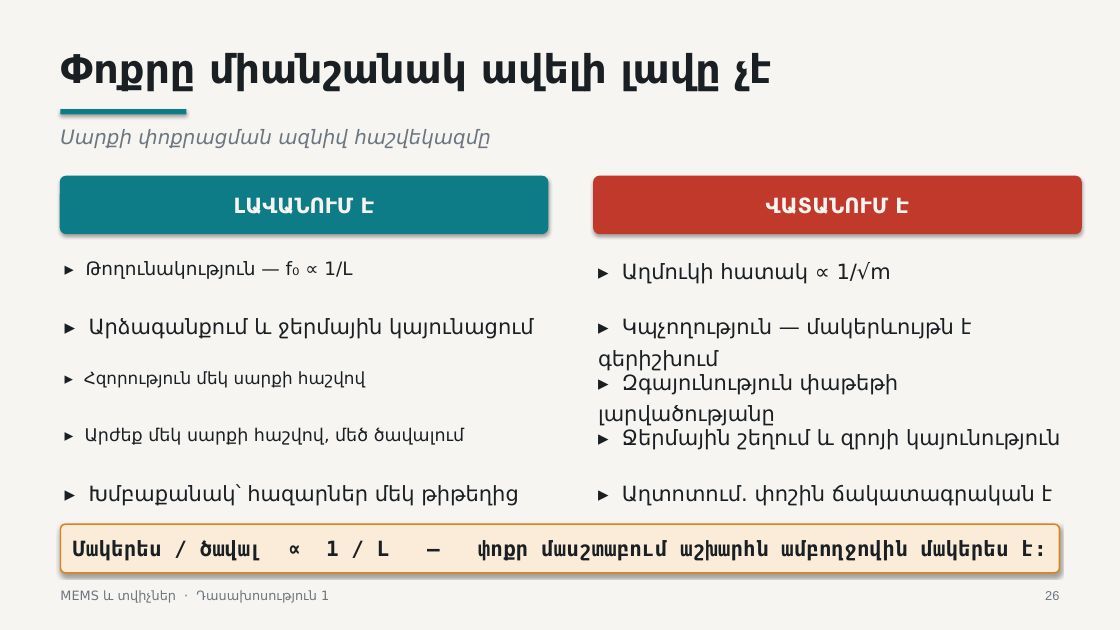
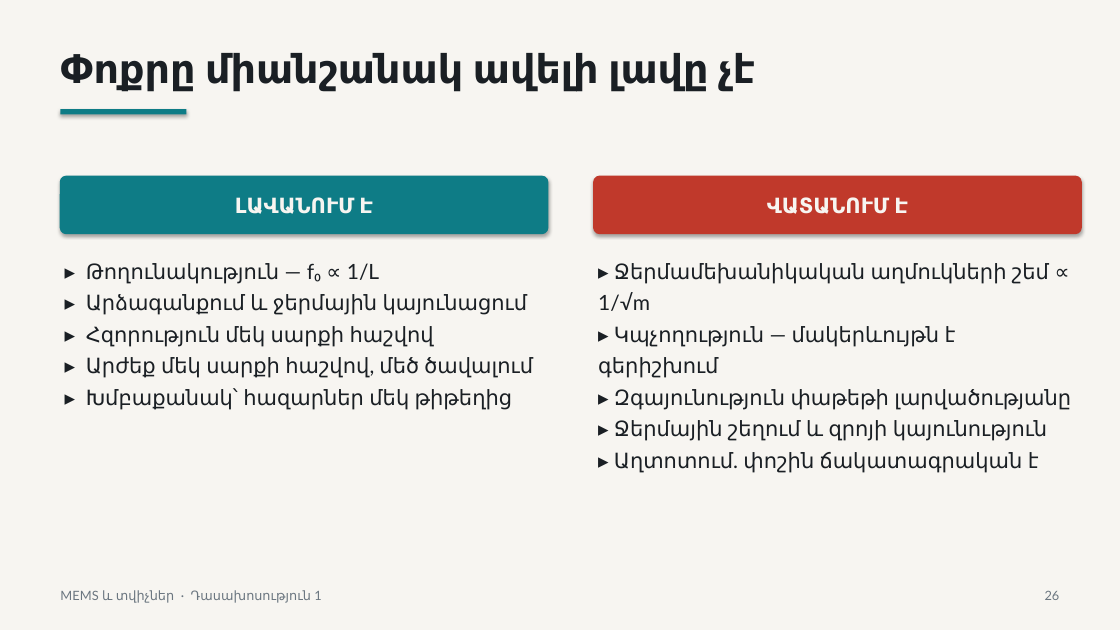
Before and after one commit to Vhovh99/mems-and-sensors-subject, a slide deck: slide 26 of lectures/lecture-01/output/L1-MEMS-measurement-system-architecture-HY.pptx. Drawn at 1120x630 pixels with LibreOffice and Linux fonts; fonts in the diff are those of the drawing. Boxes give left, top, right and bottom in pixels: in the first picture for what was removed or moved away, otherwise in the second. Text is boxed around its words. In the diff, an @@ line names an element or a change of style, - is before the commit and + after.

```diff
--- a/lectures/lecture-01/output/L1-MEMS-measurement-system-architecture-HY.pptx
+++ b/lectures/lecture-01/output/L1-MEMS-measurement-system-architecture-HY.pptx
@@ font DejaVu Sans to Lato in 4 elements at [60,176,548,234], [594,176,1081,234], [60,590,321,603], [60,53,755,92] @@
@@ text removed at [60,129,491,148] @@
-Սարքի փոքրացման ազնիվ հաշվեկազմը
@@ text at [86,263,379,284]: size 15.8 to 18 pt, font DejaVu Sans to Lato in "▸ Թողունակություն — f₀ ∝ 1/L" @@
@@ text at [598,263,1071,473]: text changed; font DejaVu Sans to Lato @@
-▸ Աղմուկի հատակ ∝ 1/√m
+▸ Ջերմամեխանիկական աղմուկների շեմ ∝ 1/√m
+▸ Կպչողություն — մակերևույթն է գերիշխում
+▸ Զգայունություն փաթեթի լարվածությանը
+▸ Ջերմային շեղում և զրոյի կայունություն
+▸ Աղտոտում. փոշին ճակատագրական է
@@ text at [86,294,533,410]: paragraphs added @@
+▸ Արձագանքում և ջերմային կայունացում
+▸ Հզորություն մեկ սարքի հաշվով
+▸ Արժեք մեկ սարքի հաշվով, մեծ ծավալում
+▸ Խմբաքանակ՝ հազարներ մեկ թիթեղից
@@ text removed at [89,318,534,339] @@
-▸ Արձագանքում և ջերմային կայունացում
@@ text removed at [598,318,972,371] @@
-▸ Կպչողություն — մակերևույթն է գերիշխում
@@ text removed at [84,371,365,388] @@
-▸ Հզորություն մեկ սարքի հաշվով
@@ text removed at [598,374,898,426] @@
-▸ Զգայունություն փաթեթի լարվածությանը
@@ text removed at [85,427,465,445] @@
-▸ Արժեք մեկ սարքի հաշվով, մեծ ծավալում
@@ text removed at [622,429,1060,450] @@
-▸ Ջերմային շեղում և զրոյի կայունություն
@@ text removed at [89,484,519,506] @@
-▸ Խմբաքանակ՝ հազարներ մեկ թիթեղից
@@ text removed at [622,485,1052,506] @@
-▸ Աղտոտում. փոշին ճակատագրական է
@@ rounded rectangle removed at [60,524,1060,573] @@
-Մակերես / ծավալ ∝ 1 / L — փոքր մասշտաբում աշխարհն ամբողջովին մակերես է։
```
Also in this commit, not shown: 38 other slides changed, 6 slides removed.
